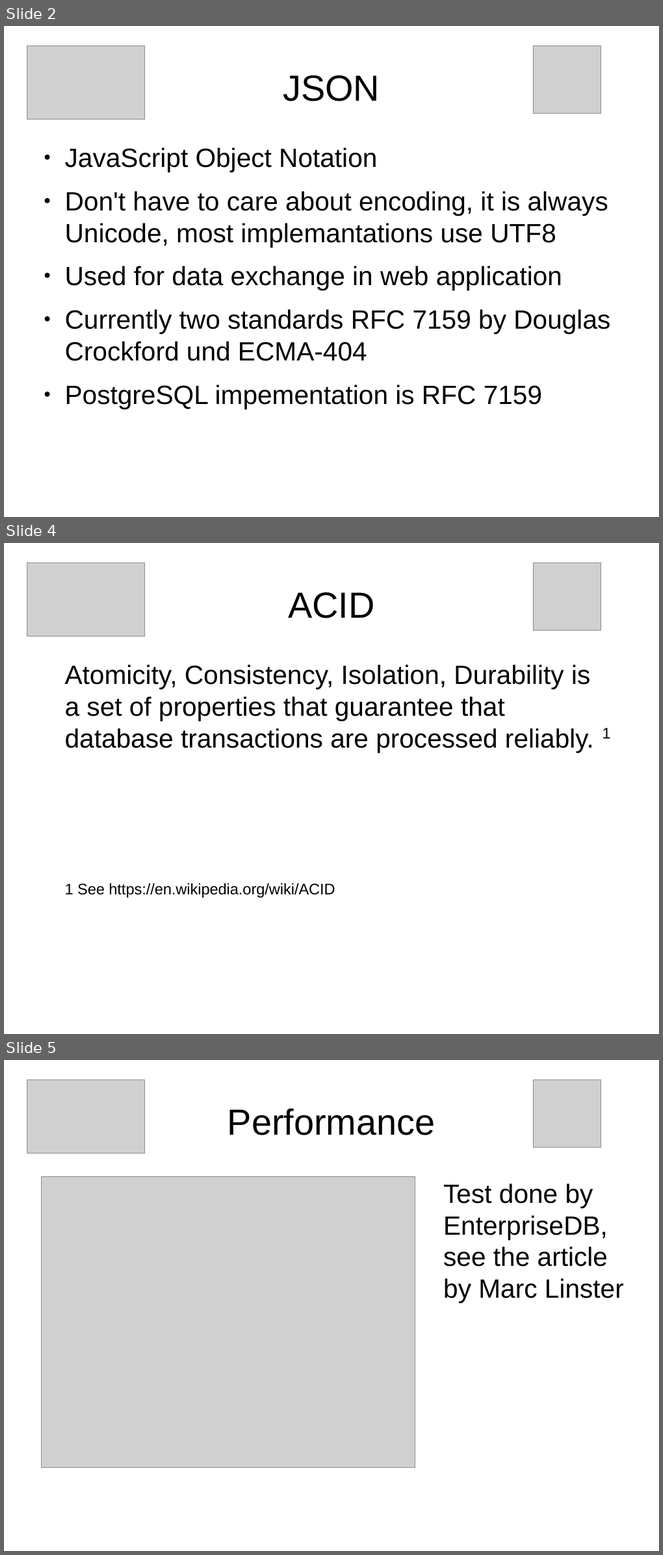
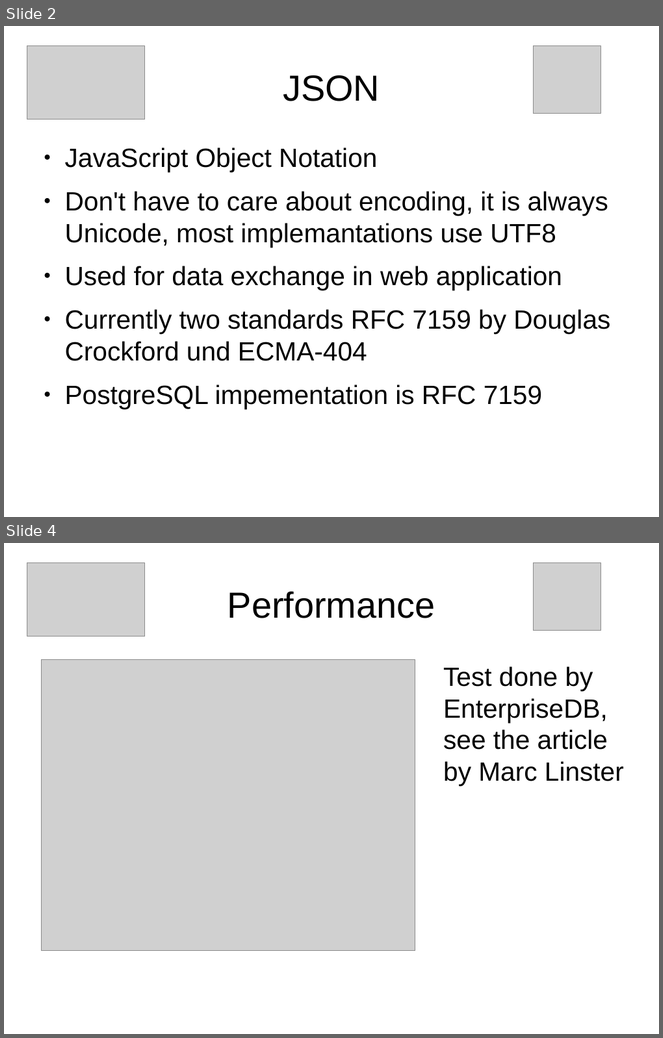
Before and after one commit to sjstoelting/talks, a slide deck: json-by-example/JSON-by-example.odp. Shown one above the other, each under a label of ours: slides 2, 4 and 5 before the commit, slides 2 and 4 after it; the slides between them are not shown. The pictures are 663x1555 and 663x1038 pixels, drawn with LibreOffice and Linux fonts; fonts in the diff are those of the drawing; grey boxes stand for pictures. Boxes give left, top, right and bottom in pixels: in the first picture for what was removed or moved away, otherwise in the second. Text is boxed around its words. In the diff, an @@ line names an element or a change of style, - is before the commit and + after.

```diff
--- a/json-by-example/JSON-by-example.odp
+++ b/json-by-example/JSON-by-example.odp
@@ slide 4 removed at (4,543,659,1034), background #FFFFFF @@
@@ picture removed at (27,563,145,637) @@
@@ picture removed at (533,563,601,630) @@
@@ title removed at (288,592,374,618) @@
-ACID
@@ text removed at (65,665,611,898) @@
-Atomicity, Consistency, Isolation, Durability is a set of properties that guarantee that database transactions are processed reliably. 1
-1 See https://en.wikipedia.org/wiki/ACID
@@ what was slide 5 is now slide 4 @@
```
Also in this commit, not shown: 4 slides changed, 2 other files.
